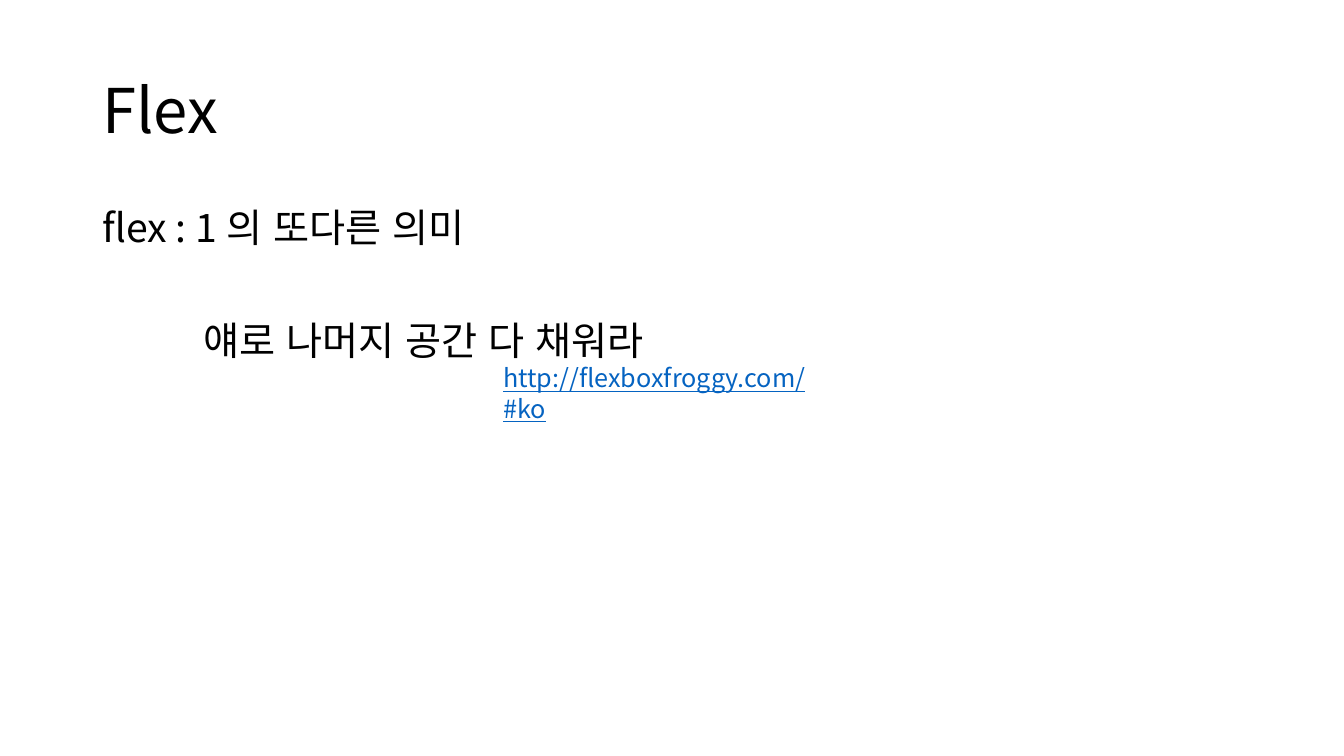
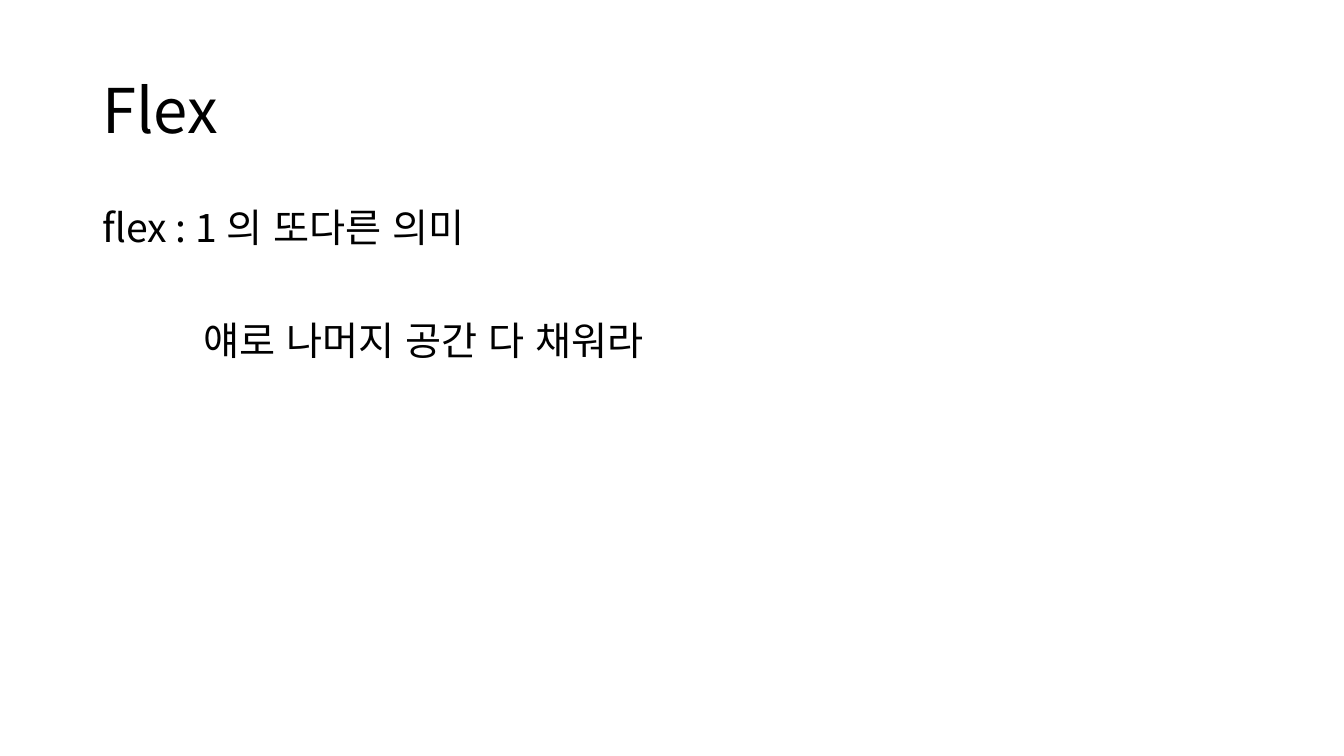
Before and after one commit to ctrl-z-won/Dev-Log, a slide deck: slide 9 of react/ctrlz6-0417.pptx. Drawn at 1344x756 pixels with LibreOffice and Linux fonts; fonts in the diff are those of the drawing. Boxes give left, top, right and bottom in pixels: in the first picture for what was removed or moved away, otherwise in the second. Text is boxed around its words. In the diff, an @@ line names an element or a change of style, - is before the commit and + after.

```diff
--- a/react/ctrlz6-0417.pptx
+++ b/react/ctrlz6-0417.pptx
@@ text removed at bbox=[503, 366, 805, 422] @@
-http://flexboxfroggy.com/#ko
```
Also in this commit, not shown: 3 other slides changed, 3 other files.
